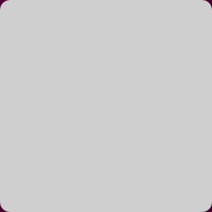
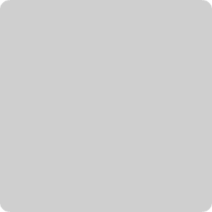
Layer changes from the first 212×212 image to the second:
removed layer "CornerProto copy#2" over bbox(0, 202, 10, 212)
removed layer "CornerProto copy#1" over bbox(202, 202, 212, 212)
removed layer "CornerProto copy" over bbox(202, 0, 212, 10)
added layer "Pasted Layer copy#1" above "Pasted Layer copy" over bbox(0, 202, 10, 212)
added layer "Pasted Layer copy" above "Pasted Layer" over bbox(202, 202, 212, 212)
added layer "Pasted Layer" above "Background" over bbox(202, 0, 212, 10)
renamed "CornerProto" to "Background", painted on it over bbox(0, 0, 212, 212)
removed layer "BG" over bbox(0, 0, 212, 212)
